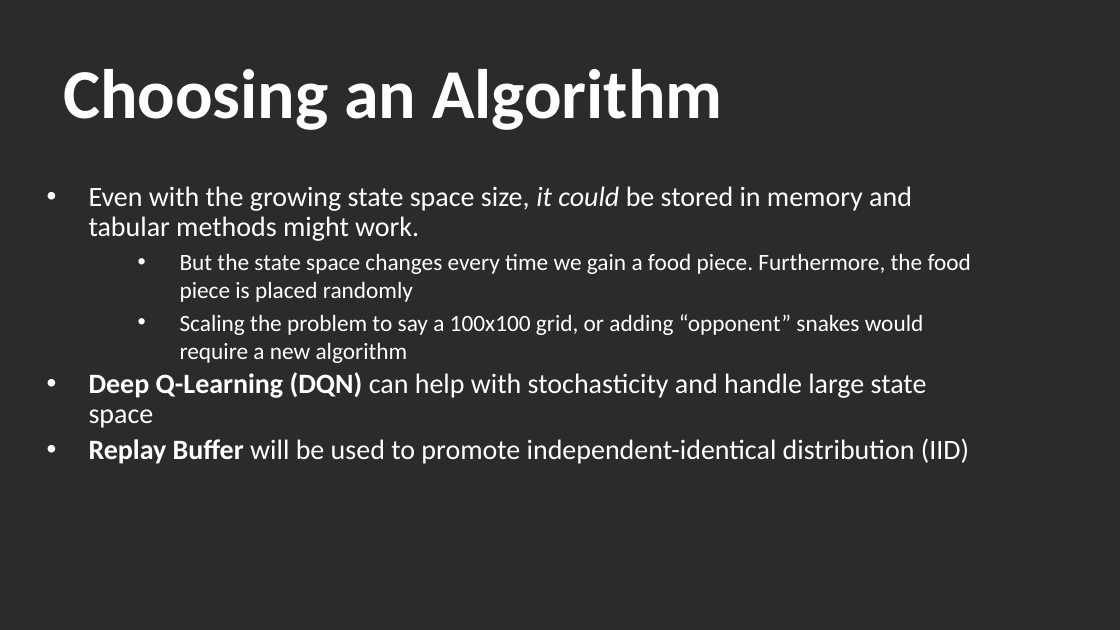
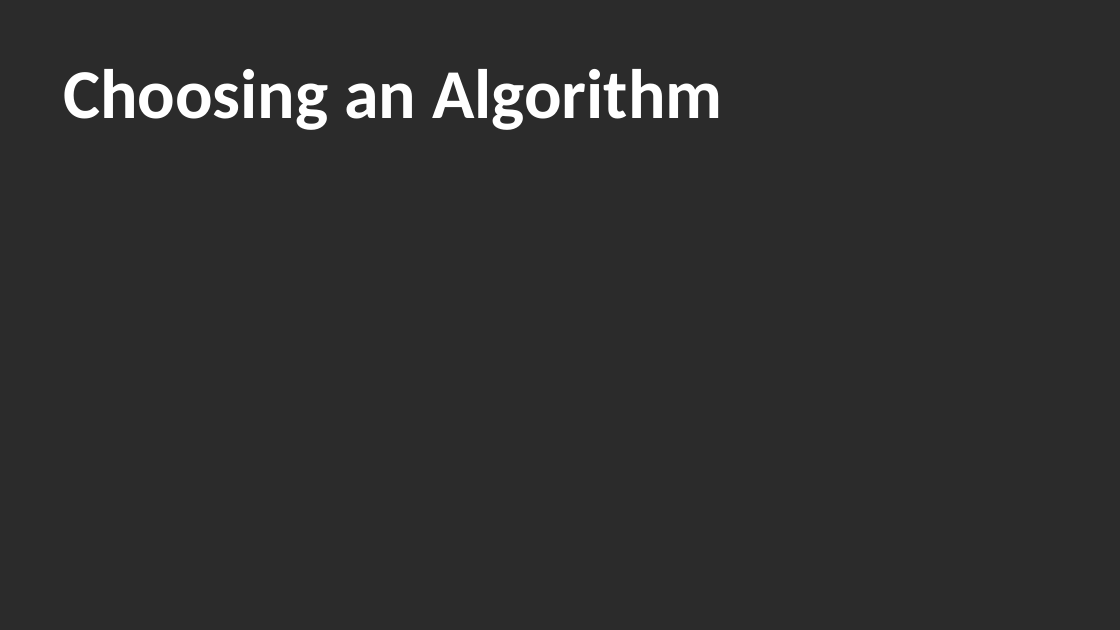
Before and after one commit to tlagore/ece559b_project, a slide deck: slide 11 of presentation/ece559b_presentation.pptx (slide 10 before the commit). Drawn at 1120x630 pixels with LibreOffice and Linux fonts; fonts in the diff are those of the drawing; grey boxes stand for pictures; background and template pictures are left out; a plain dark background stands for a picture behind light text. Boxes give left, top, right and bottom in pixels: in the first picture for what was removed or moved away, otherwise in the second. Text is boxed around its words. In the diff, an @@ line names an element or a change of style, - is before the commit and + after.

Commit message:
updated presentation, change food reward, update espilon

```diff
--- a/presentation/ece559b_presentation.pptx
+++ b/presentation/ece559b_presentation.pptx
@@ text removed at box(89, 186, 971, 464) @@
-• Even with the growing state space size, it could be stored in memory and tabular methods might work.
-  • But the state space changes every time we gain a food piece. Furthermore, the food piece is placed randomly
-  • Scaling the problem to say a 100x100 grid, or adding “opponent” snakes would require a new algorithm
-• Deep Q-Learning (DQN) can help with stochasticity and handle large state space
-• Replay Buffer will be used to promote independent-identical distribution (IID)
```
Also in this commit, not shown: 5 other slides changed, 1 slide added, 3 other files.
